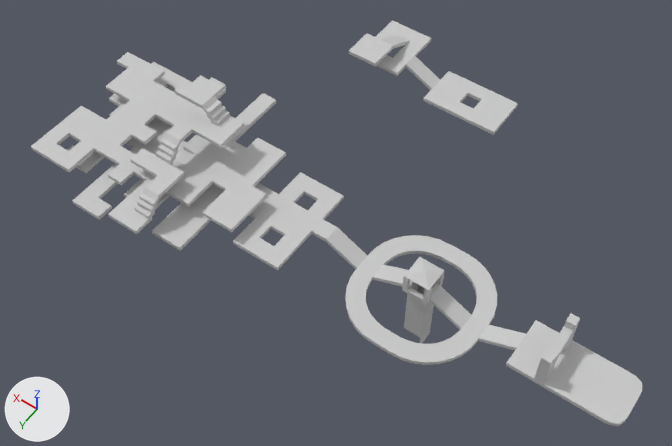
An edit to the FBX model Assets/gra_3d/geometry-14-room4part2.FBX, drawn before and after from the same camera.
Camera for both pictures: a 50 mm lens placed at (20.2, 21.7, 50.6), pointed at (39.5, -5.3, 8.1). Lighting does not change. The marker at lower left points along +X, +Y and +Z. Where no turn or scale is listed for an object, it has been applied to the vertices.

Names of what the first picture shows: 'room4-part2'.
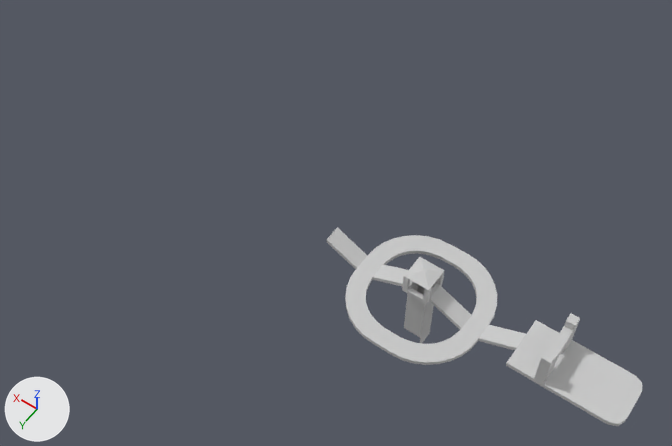
The change in detail:
me_mesh is used by ob_room4_part2; location (32.51, -3.3, 8.26).
me_mesh had 3082 vertices, 3091 faces and spanned x -11.9..24.1, y -16.8..6.6, z -3.2..6.0.
me_mesh now has 748 vertices, 745 faces and spans x -11.9..5.8, y -3.8..3.8, z -3.2..3.9.
me_mesh part 1: the loose piece of 358 vertices spanning x 2.8..13.0, y -16.8..-11.7, z 0.6..2.9 is deleted.
me_mesh part 2: the loose piece of 276 vertices spanning x 13.0..17.0, y -2.5..5.6, z 2.7..6.0 is deleted.
me_mesh part 3: 1700 vertices removed from x 6.3..24.1, y -5.6..6.6, z 1.6..2.9.

Changed parts and their boxes [x1, y1, x2, y2] in the pictures (672 x 446 px):
'room4-part2', reshaped (48% narrower, 51% shorter)
    before: [31, 20, 642, 426]
    after: [327, 227, 642, 426]
part 1 of me_mesh, deleted
    before: [349, 20, 518, 135]
part 2 of me_mesh, deleted
    before: [130, 77, 244, 222]
part 3 of me_mesh, deleted
    before: [31, 52, 344, 270]
